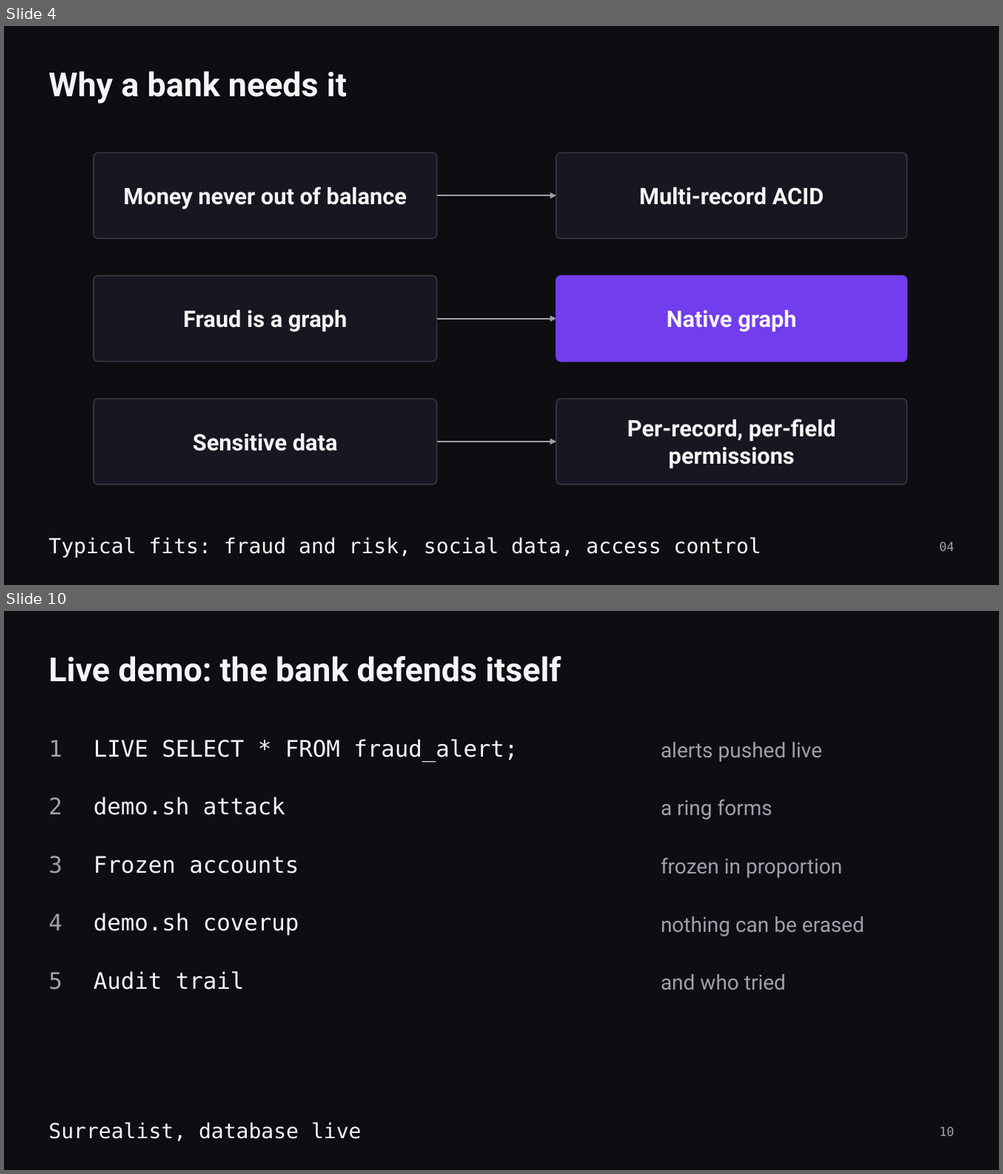
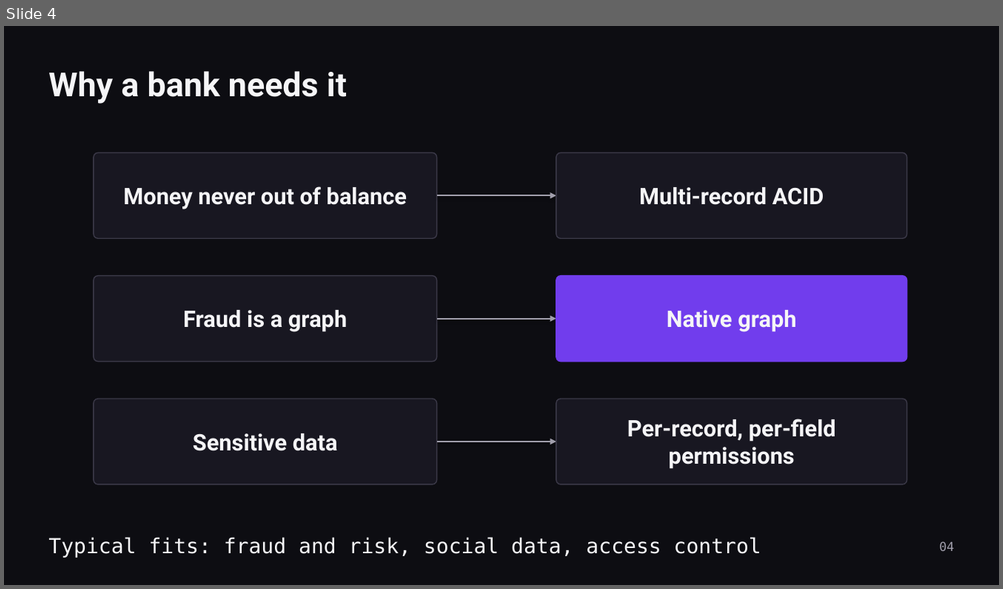
Before and after one commit to Dominican-Express/dominican-ios, a slide deck: presentation/dominican-express.pptx. Shown one above the other, each under a label of ours: slides 4 and 10 before the commit, slide 4 after it; the slides between them are not shown. The pictures are 1003x1174 and 1003x589 pixels, drawn with LibreOffice and Linux fonts; fonts in the diff are those of the drawing. Boxes give left, top, right and bottom in pixels: in the first picture for what was removed or moved away, otherwise in the second. Text is boxed around its words. In the diff, an @@ line names an element or a change of style, - is before the commit and + after.

```diff
--- a/presentation/dominican-express.pptx
+++ b/presentation/dominican-express.pptx
@@ slide 10 removed at (4, 611, 999, 1170), background #0D0D12 @@
@@ text removed at (48, 656, 560, 682) @@
-Live demo: the bank defends itself
@@ text removed at (48, 740, 62, 757) @@
-1
@@ text removed at (94, 739, 518, 760) @@
-LIVE SELECT * FROM fraud_alert;
@@ text removed at (660, 742, 822, 762) @@
-alerts pushed live
@@ text removed at (48, 797, 62, 815) @@
-2
@@ text removed at (94, 797, 285, 815) @@
-demo.sh attack
@@ text removed at (660, 799, 772, 820) @@
-a ring forms
@@ text removed at (48, 856, 62, 874) @@
-3
@@ text removed at (94, 856, 299, 874) @@
-Frozen accounts
@@ text removed at (660, 858, 842, 878) @@
-frozen in proportion
@@ text removed at (48, 914, 62, 931) @@
-4
@@ text removed at (94, 913, 299, 936) @@
-demo.sh coverup
@@ text removed at (660, 917, 864, 937) @@
-nothing can be erased
@@ text removed at (48, 972, 62, 990) @@
-5
@@ text removed at (94, 971, 244, 990) @@
-Audit trail
@@ text removed at (660, 974, 785, 990) @@
-and who tried
@@ text removed at (48, 1122, 361, 1142) @@
-Surrealist, database live
@@ text removed at (939, 1127, 953, 1136) @@
-10
```
Also in this commit, not shown: 8 slides changed, 3 slides added, 2 other slides removed, 2 other files.
